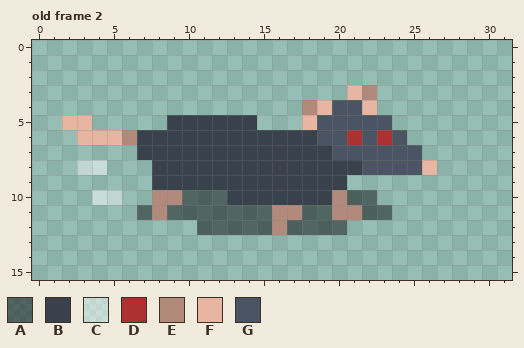
A pixel-art file gets an edit: assets/sprites/rat.aseprite. This is how it looked before the edit.
32x16 pixels, 4 frames. Shown: old frame 2. The commit also changed other frames, which this record leaves out.
Visible layers, top first: "Layer 3" opacity 47%, "Layer 1", "Layer 2" opacity 48%.
Palette (. is transparent): A #0606087a  B #39414c  C #ffffff78  D #ac3232  E #b28a7c  F #e9b5a3  G #4a5462
Pixels before, old frame 2, first column x 2:
 3 ...................FE....
 4 ................EFGGF....
 5 FF.....BBBBBB...FGGGGG...
 6 .FFFEBBBBBBBBBBBBGGDGDG..
 7 .....BBBBBBBBBBBBBGGGGGG.
 8 .CC...BBBBBBBBBBBBBBGGGGF
 9 ......BBBBBBBBBBBBB......
10 ..CC..EEAAABBBBBBBEAA....
11 .....AEAAAAAAAEEAAEEAA...
12 .........AAAAAEAAAA......
The same view after the edit:
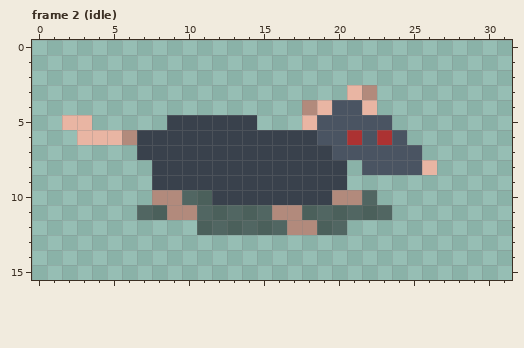
A new or re-ordered frame is compared with the old frame closest to it.
Edits made:
frames 4 -> 6
Changed rows in their new state; - is an unchanged pixel.
Frame 2 (idle) is new; against old frame 2, layers "Layer 3", "Layer 1":
first column x 3:
 8 ..----------------.
10 -..------B--------E
11 -----AEE---------AA
12 -------------AEE---
Pixel boxes of the changes (left, top, right, bottom) in both pictures:
changed: (77, 160, 362, 235)
